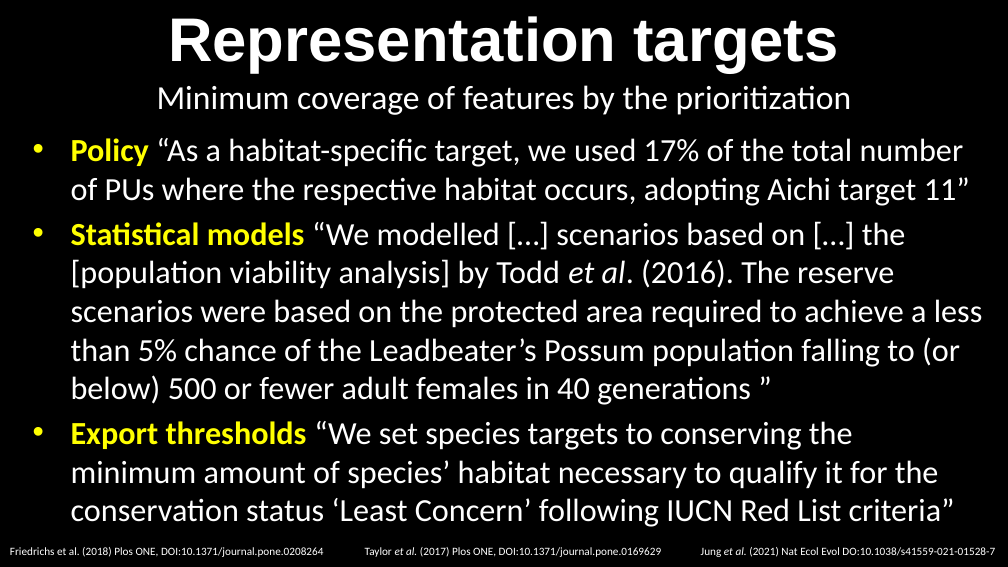
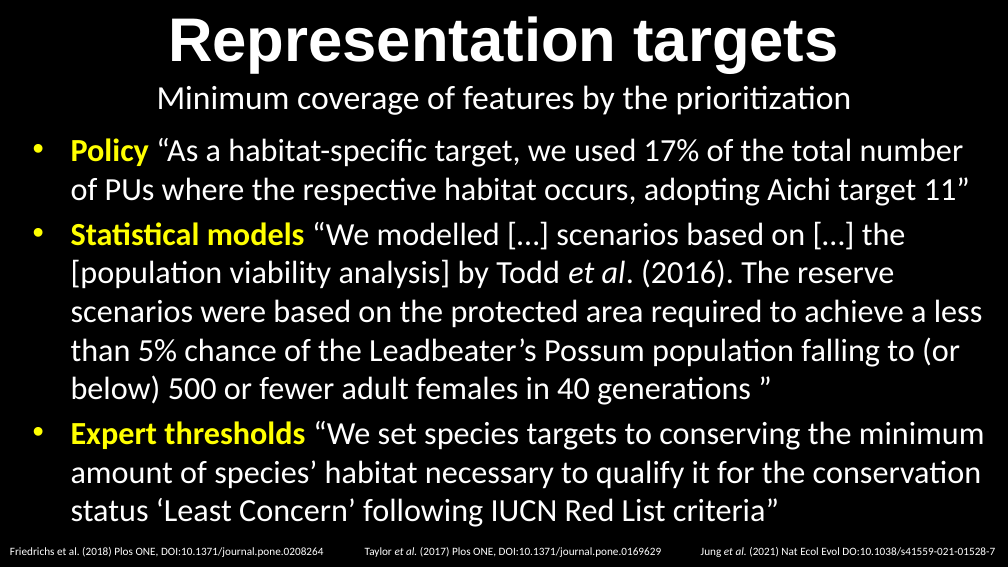
Before and after one commit to prioritizr/teaching, a slide deck: slide 17 of ICCB-workshop-2021-12-05/slides.pptx. Drawn at 1008x567 pixels with LibreOffice and Linux fonts; fonts in the diff are those of the drawing. Boxes give left, top, right and bottom in pixels: in the first picture for what was removed or moved away, otherwise in the second. Text is boxed around its words. In the diff, an @@ line names an element or a change of style, - is before the commit and + after.

```diff
--- a/ICCB-workshop-2021-12-05/slides.pptx
+++ b/ICCB-workshop-2021-12-05/slides.pptx
@@ text at [71, 421, 985, 527]: text changed @@
-• Export thresholds “We set species targets to conserving the minimum amount of species’ habitat necessary to qualify it for the conservation status ‘Least Concern’ following IUCN Red List criteria”
+• Expert thresholds “We set species targets to conserving the minimum amount of species’ habitat necessary to qualify it for the conservation status ‘Least Concern’ following IUCN Red List criteria”
```
Also in this commit, not shown: 5 other slides changed.
